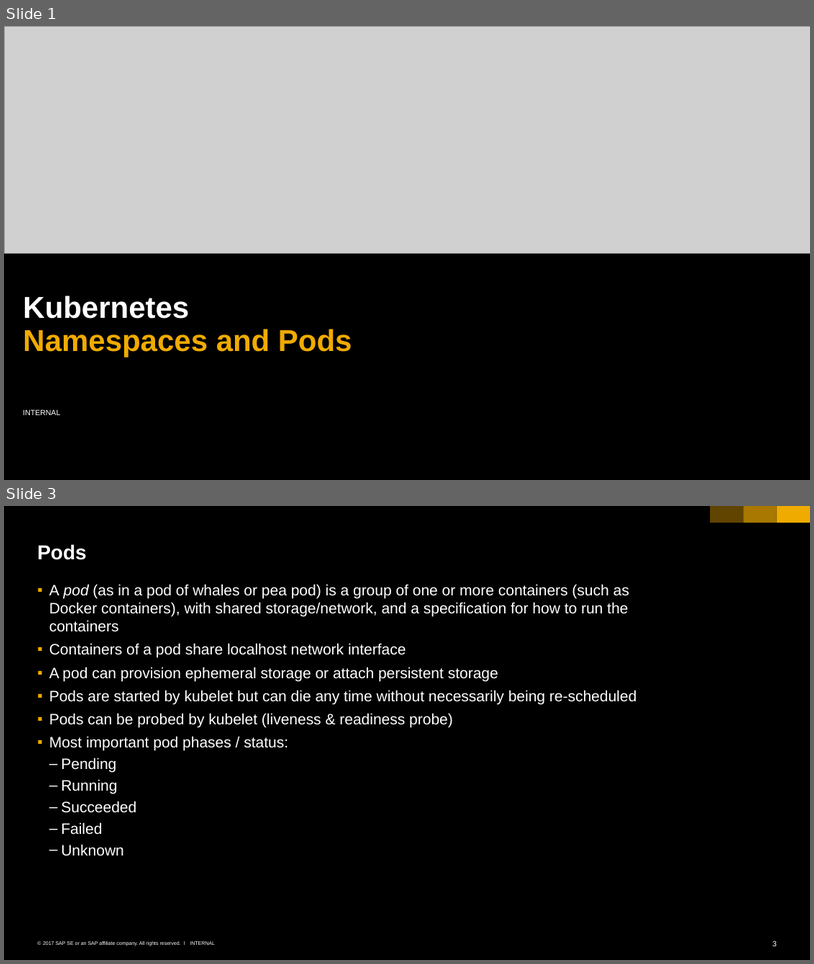
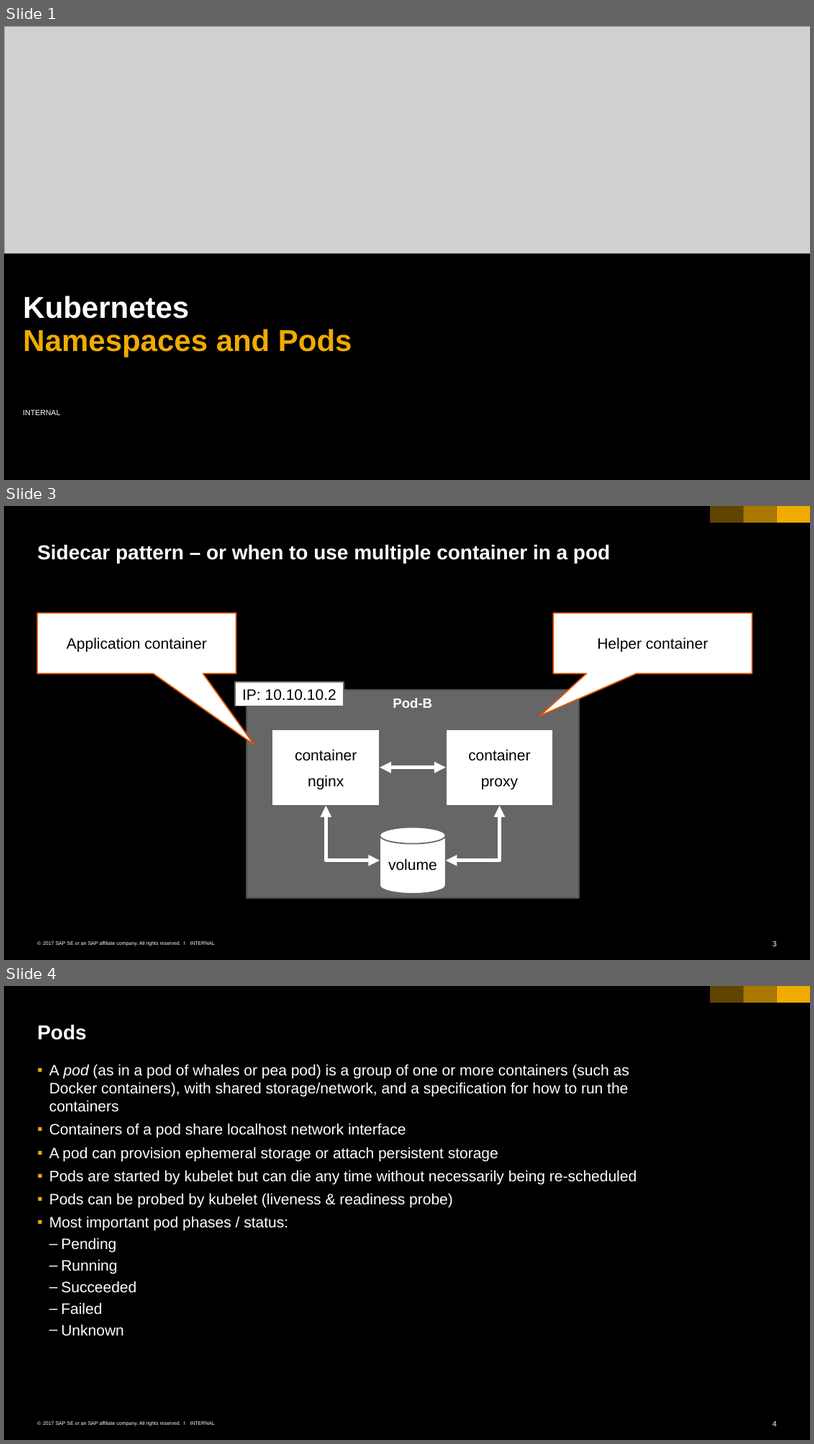
Before and after one commit to cuijiyao01/docker-k8s-training, a slide deck: kubernetes/02_namespaces_pods.pptx. Shown one above the other, each under a label of ours: slides 1 and 3 before the commit, slides 1, 3 and 4 after it; the slides between them are not shown. The pictures are 814x964 and 814x1444 pixels, drawn with LibreOffice and Linux fonts; fonts in the diff are those of the drawing; grey boxes stand for pictures; background and template pictures are left out. Boxes give left, top, right and bottom in pixels: in the first picture for what was removed or moved away, otherwise in the second. Text is boxed around its words. In the diff, an @@ line names an element or a change of style, - is before the commit and + after.

Commit message:
added slide on sidecar pattern (use 2 container in a pod)

```diff
--- a/kubernetes/02_namespaces_pods.pptx
+++ b/kubernetes/02_namespaces_pods.pptx
@@ slide 3 added at [4, 506, 810, 960], background #000000; not listed: 6 template elements that a slide beside it also shows @@
@@ title added at [37, 544, 610, 563], 24 pt, text #FFFFFF, bold @@
+Sidecar pattern – or when to use multiple container in a pod
@@ speech box added at [37, 613, 236, 674], fill #FFFFFF, outline #E35500 1.5 pt, 18 pt, text #000000 @@
+Application container
@@ speech box added at [553, 613, 752, 674], fill #FFFFFF, outline #E35500 1.5 pt, 18 pt, text #000000 @@
+Helper container
@@ group added at [235, 682, 579, 898]: 4 rectangles, 3 elbow double arrows, 1 cylinder @@
+Pod-B
+IP: 10.10.10.2
+container
+nginx
+volume
+container
+proxy
@@ what was slide 3 is now slide 4 @@
@@ page number at [773, 1420, 777, 1426]: text changed @@
-3
+4
```
Also in this commit, not shown: 1 slide changed.
